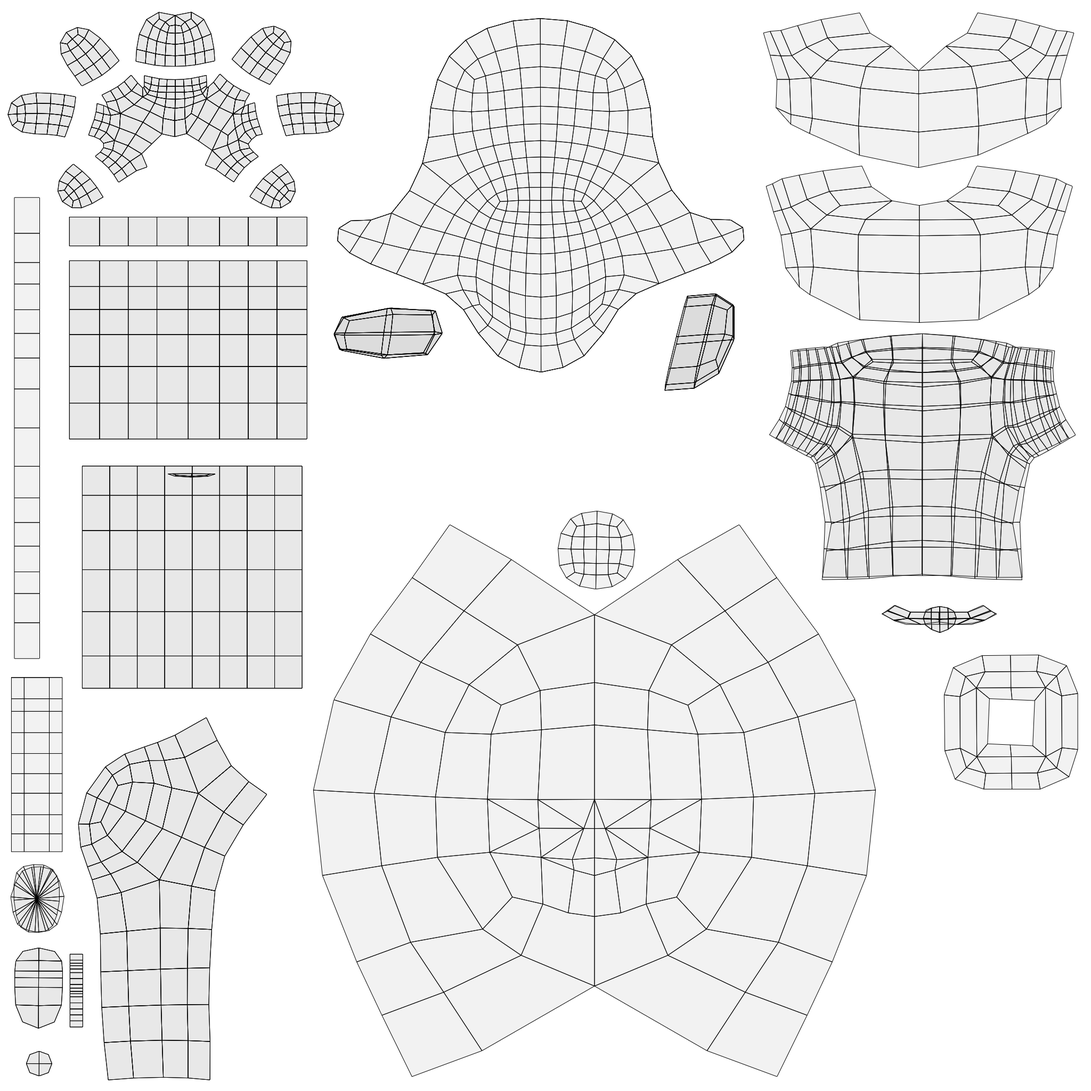
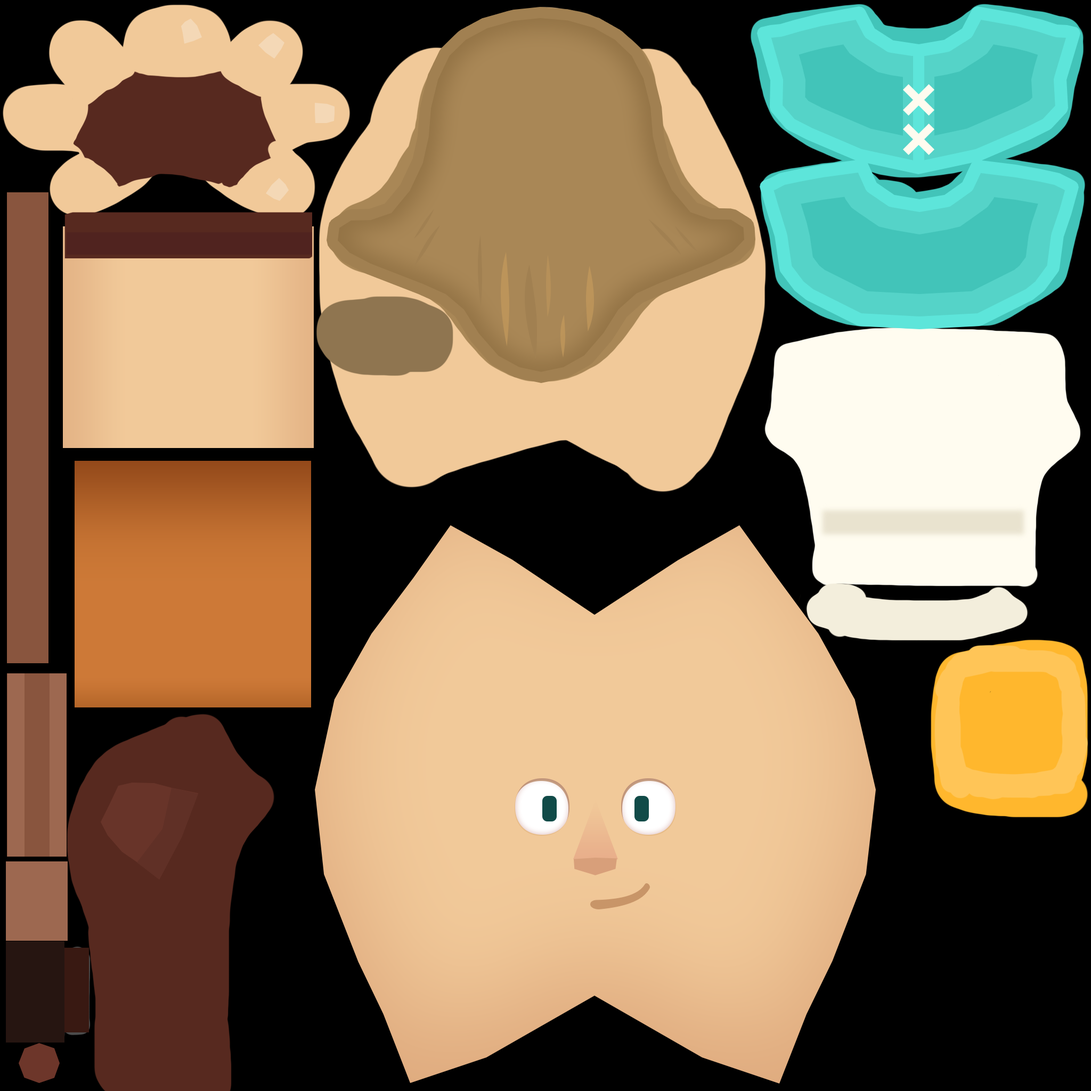
Comparing the layer stacks of the two 1091px x 1091px images. Changes:
hid "Layer 1" over (x1=7, y1=11, x2=1079, y2=1081)
showed "Layer 3" over (x1=0, y1=0, x2=1091, y2=1091)
